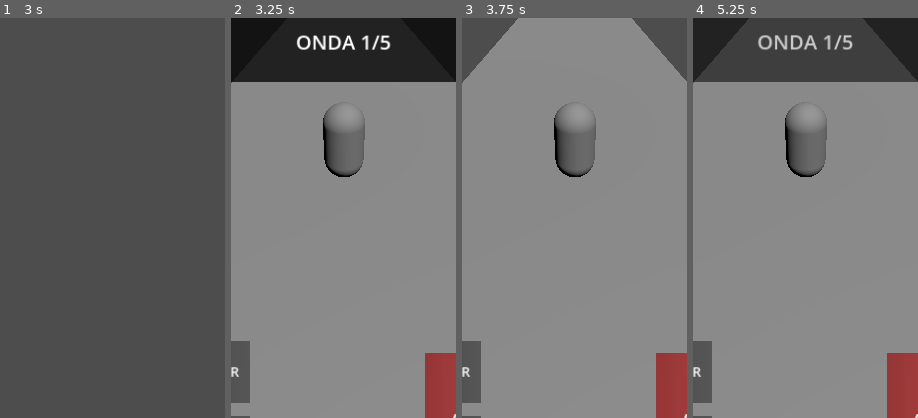
Above: before the commit, frames 1-4 (left to right).
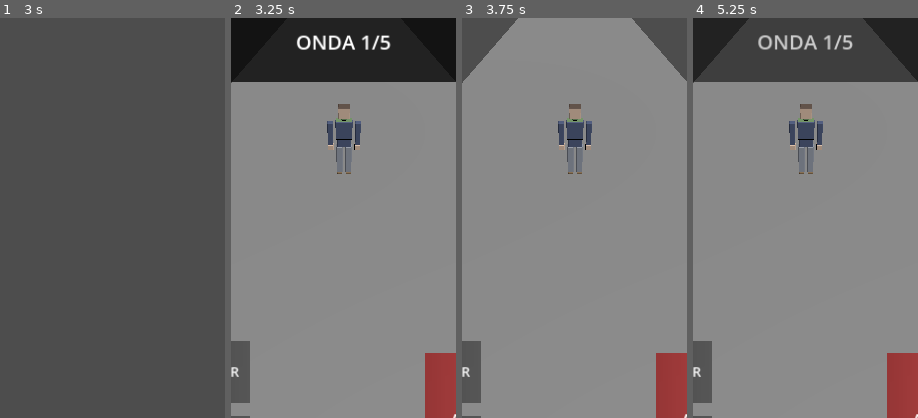
Above: after the commit, the same moments.

Repository: yuremarketing/We-re_going_to_blowup_everything
Game: Godot game, scene res://scenes/main_menu.tscn
Same seed, same stepped clock (60 frames per second), same inputs: the game is played once before the commit and once after it.
Inputs (mouse positions are % of the whole screen's width and height, from its top left):
- Up to frame 1 (3 s): click "Jogar" at 0.5 s; tap Enter (ui_accept) at 1.25, 1.52, 2.27 s; move the mouse to (72, 45) at 1.27 s; hold Up (ui_up) 1.28-2.03 s; click (72, 45) at 1.42 s; move the mouse to (30, 55) at 2.02 s; hold Down (ui_down) 2.03-2.78 s; move the mouse to (60, 28) at 2.77 s; hold Up (ui_up) from 2.78 s (still down)
- Up to frame 2 (3.25 s): keep holding Up (ui_up)
- Up to frame 3 (3.75 s): keep holding Up (ui_up); move the mouse to (45, 70) at 3.52 s; click (45, 70) at 3.67 s
- Up to frame 4 (5.25 s): tap Enter (ui_accept) at 3.77 s; release Up (ui_up) at 4.25 s; click "⏸️" at 4.25 s; click "Reiniciar" at 5 s
The pictures show only the part of the screen within x 25-75%, y 37-87%; the shares and areas given below are measured in that part.

Frame 1 is identical in both runs. In frame 2, 2.4% of the frame differs, in the area x 40-60%, y 21-40%; in frame 3, 2.4%; in frame 4, 2.4%.

Commit message:
feat(art): modelo low poly do Sobrevivente via Blender MCP (issue #2)
Substitui a cápsula placeholder do Player por um mesh low poly
(312 polys, bevel facetado) exportado do Blender, com paleta fiel à
concept art (jaqueta azul-marinho, capuz verde, jeans, botas marrom).

- assets/models/characters/survivor.glb: modelo exportado
- scripts/player.gd: carrega o mesh do glb em _ready() e injeta no
  MeshInstance3D existente, preservando toda a lógica de dano/blink
  que já referenciava esse nó por nome

Diff:
--- a/scripts/player.gd
+++ b/scripts/player.gd
@@ -25,9 +25,30 @@
 	add_to_group("player")
 	hp = max_hp
 	_update_hp_label()
+	_load_character_model("res://assets/models/characters/survivor.glb")
 	var audio = _get_audio()
 	if audio:
 		audio.play_music(0.5)
+
+func _load_character_model(glb_path: String) -> void:
+	var mesh_node: MeshInstance3D = get_node_or_null("MeshInstance3D")
+	if not mesh_node or not ResourceLoader.exists(glb_path):
+		return
+	var packed: PackedScene = load(glb_path)
+	var instance := packed.instantiate()
+	var source_mesh := _find_mesh_instance(instance)
+	if source_mesh:
+		mesh_node.mesh = source_mesh.mesh
+	instance.queue_free()
+
+func _find_mesh_instance(node: Node) -> MeshInstance3D:
+	if node is MeshInstance3D:
+		return node
+	for child in node.get_children():
+		var found := _find_mesh_instance(child)
+		if found:
+			return found
+	return null
 
 func _physics_process(delta: float) -> void:
 	if is_dead:
Binary file added: assets/models/characters/survivor.glb
